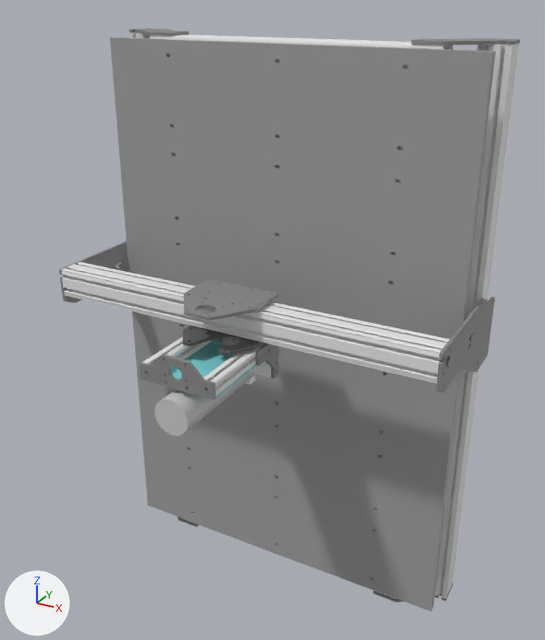
A saved change to the glTF model web/machine/evo-m.glb.
Camera for both pictures: a 50 mm lens placed at (714.0, -1337.0, 703.0), pointed at (54.0, -137.0, 103.0). The axes (+X, +Y, +Z) are drawn at lower left. The lights are the same throughout. The first picture is the older version. Vertices at exactly the same position are counted once.

Objects in the first picture: 'carriage', 'frame', 'gantry', 'zaxis'.
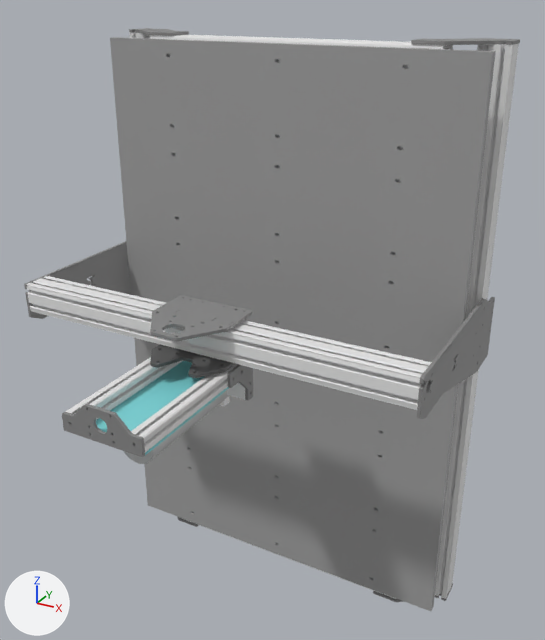
Changed parts and their boxes (x1, y1, x2, y2) in the pictures (545 x 640 px; the box of a moved part takes in the faces that stretch with it):
```json
{"object": "gantry", "change": "reshaped", "before": [59, 241, 495, 392], "after": [24, 241, 495, 419], "on screen": "8% wider, 18% taller"}
{"object": "zaxis", "change": "reshaped", "before": [139, 337, 280, 436], "after": [62, 357, 254, 464], "on screen": "36% wider, 8% taller"}
{"object": "carriage", "change": "moved", "before": [183, 279, 278, 356], "after": [150, 295, 252, 378]}
{"part": 1, "of": "me_gantry", "change": "moved or reshaped", "before": [59, 259, 476, 392], "after": [24, 259, 476, 419]}
{"part": 3, "of": "me_zaxis", "change": "moved or reshaped", "before": [256, 343, 279, 378], "after": [227, 364, 253, 400]}
{"part": 4, "of": "me_zaxis", "change": "moved or reshaped", "before": [246, 361, 271, 385], "after": [219, 383, 245, 406]}
{"part": 5, "of": "me_zaxis", "change": "moved or reshaped", "before": [155, 369, 256, 436], "after": [124, 390, 230, 464]}
{"part": 6, "of": "me_zaxis", "change": "moved or reshaped", "before": [139, 354, 216, 400], "after": [62, 404, 145, 457]}
{"part": 7, "of": "me_zaxis", "change": "moved or reshaped", "before": [143, 337, 280, 398], "after": [66, 357, 254, 455]}
```

The change, as JSON lines over the scene's bpy script:
```json
{"block": "me_gantry", "where": "# used by ob_gantry; location = (0.0, 0.0, 0.0)"}
{"op": "remove", "block": "me_gantry", "code": "me_gantry.from_pydata(...)  # 1429 vertices, 3077 faces; spans x -421.0..421.0, y -220.0..140.0, z -7.0..153.0"}
{"op": "add", "block": "me_gantry", "code": "me_gantry.from_pydata(...)  # 1429 vertices, 3077 faces; spans x -421.0..421.0, y -320.0..140.0, z -7.0..153.0"}
{"block": "me_gantry", "change": "me_gantry part 1: all 961 vertices in x -421.0..421.0, y -220.0..-19.0, z 62.0..153.0 are moved by (0.0, -100.0, 0.0)"}
{"block": "me_carriage", "where": "# used by ob_carriage; location = (0.0, 0.0, 0.0)"}
{"op": "remove", "block": "me_carriage", "code": "me_carriage.from_pydata(...)  # 840 vertices, 1844 faces; spans x -89.0..71.0, y -305.0..-140.0, z 85.0..165.0"}
{"op": "add", "block": "me_carriage", "code": "me_carriage.from_pydata(...)  # 840 vertices, 1844 faces; spans x -89.0..71.0, y -405.0..-240.0, z 85.0..165.0"}
{"block": "me_carriage", "change": "me_carriage part 2: the whole mesh is moved by (0.0, -100.0, 0.0)"}
{"block": "me_zaxis", "where": "# used by ob_zaxis; location = (0.0, 0.0, 0.0)"}
{"op": "remove", "block": "me_zaxis", "code": "me_zaxis.from_pydata(...)  # 1924 vertices, 4002 faces; spans x -95.0..77.0, y -402.0..-120.0, z -35.0..108.0"}
{"op": "add", "block": "me_zaxis", "code": "me_zaxis.from_pydata(...)  # 1924 vertices, 4002 faces; spans x -95.0..77.0, y -578.0..-220.0, z -35.0..108.0"}
{"block": "me_zaxis", "change": "me_zaxis part 3: the loose piece of 148 vertices spanning x 71.0..77.0, y -232.0..-152.0, z -6.0..79.0 is moved by (0.0, -100.0, 0.0)"}
{"block": "me_zaxis", "change": "me_zaxis part 4: the loose piece of 372 vertices spanning x -89.0..71.0, y -172.0..-152.0, z -33.0..46.0 is moved by (0.0, -100.0, 0.0)"}
{"block": "me_zaxis", "change": "me_zaxis part 5: the loose piece of 66 vertices spanning x -43.0..29.0, y -402.0..-148.0, z -35.0..37.0 is moved by (0.0, -100.0, 0.0)"}
{"block": "me_zaxis", "change": "me_zaxis part 6: all 505 vertices in x -89.0..71.0, y -378.0..-332.0, z 46.0..108.0 are moved by (0.0, -200.0, 0.0)"}
{"block": "me_zaxis", "change": "me_zaxis part 7: 488 of the vertices in x -89.0..71.0, y -172.0..-126.0, z 46.0..94.0 are moved by (0.0, -100.0, 0.0)"}
{"block": "me_zaxis", "change": "other edits to the shape of me_zaxis do not show in these pictures"}
```
